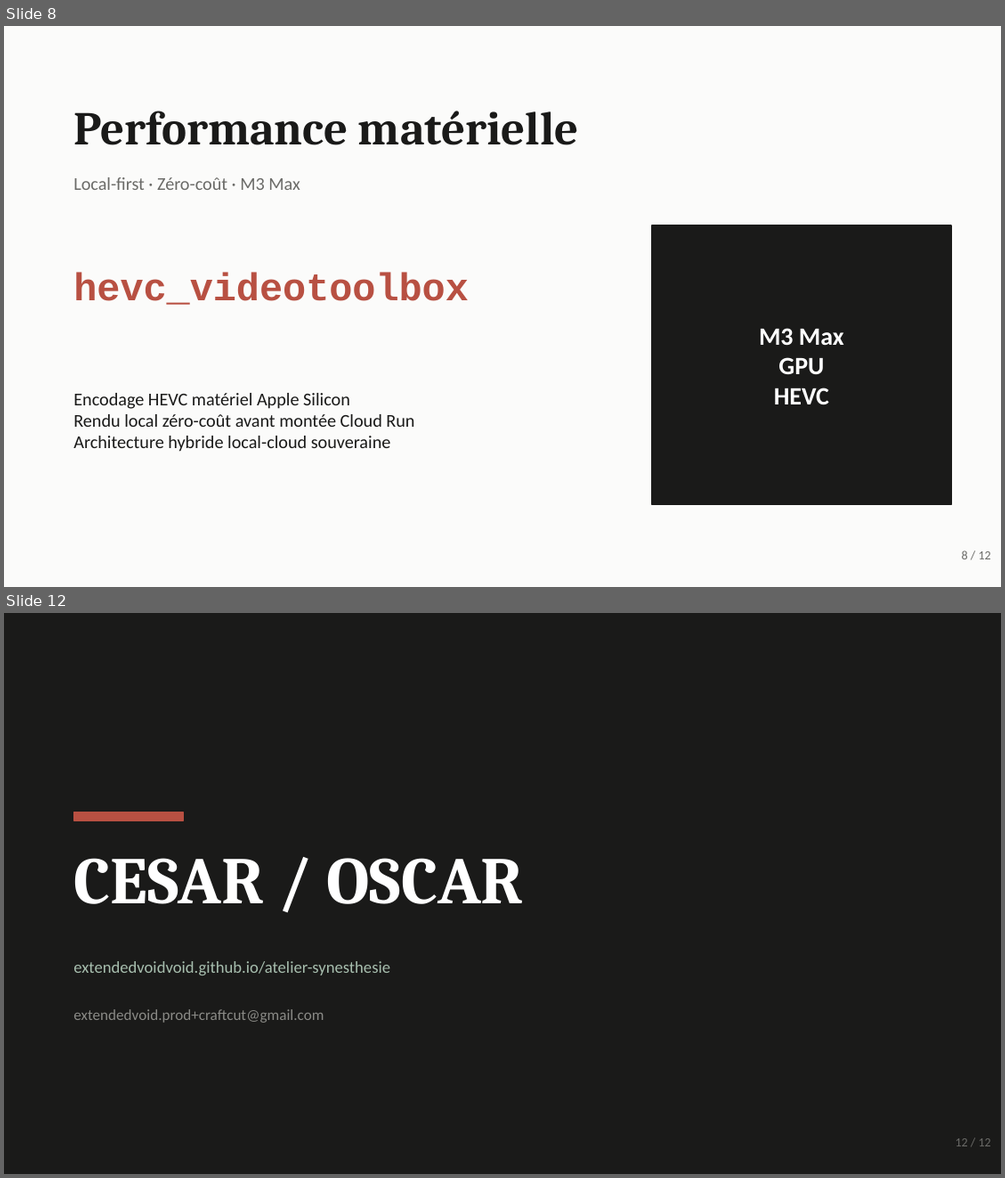
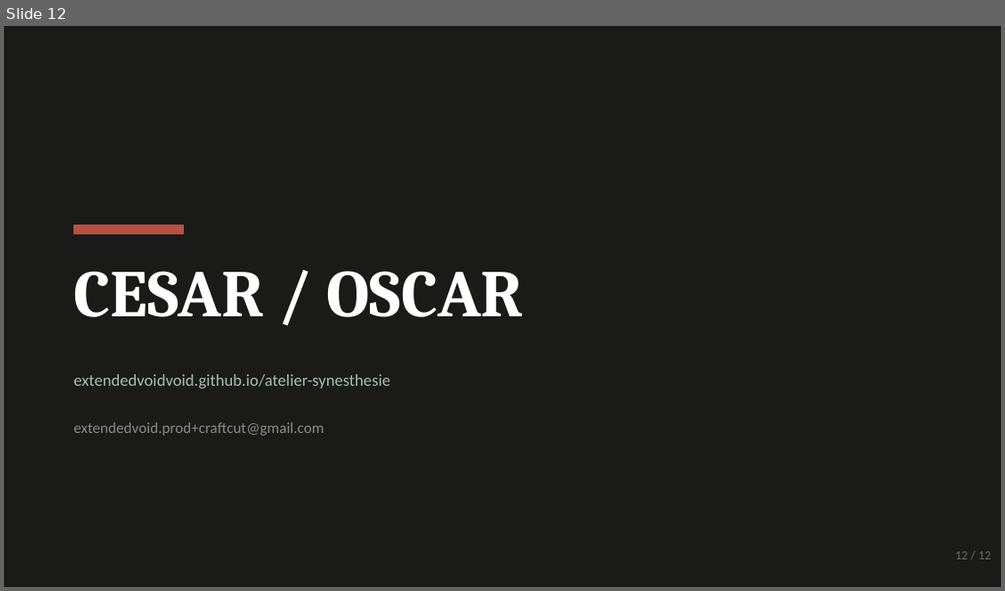
Before and after one commit to extendedvoidvoid/cesar-cabrera-cesar-plus, a slide deck: CraftCut_Pitch_Deck.pptx. Shown one above the other, each under a label of ours: slides 8 and 12 before the commit, slide 12 after it; the slides between them are not shown. The pictures are 1005x1178 and 1005x591 pixels, drawn with LibreOffice and Linux fonts; fonts in the diff are those of the drawing. Boxes give left, top, right and bottom in pixels: in the first picture for what was removed or moved away, otherwise in the second. Text is boxed around its words. In the diff, an @@ line names an element or a change of style, - is before the commit and + after.

Commit message:
refactor: align pitch deck and PITCH_DECK with new CraftCut narrative
- Pop culture entry → labels → youth podcasts
- Editorial duo, satellite pages, voice cloning EU
- Cloud-ready positioning (no M3/Gutenberg/Apple Music refs)
- Regenerated 12-slide CraftCut_Pitch_Deck.pptx

```diff
--- a/CraftCut_Pitch_Deck.pptx
+++ b/CraftCut_Pitch_Deck.pptx
@@ slide 8 removed at bbox=[4, 26, 1001, 587], background #FBFBFA @@
@@ text removed at bbox=[73, 111, 579, 145] @@
-Performance matérielle
@@ text removed at bbox=[73, 177, 299, 190] @@
-Local-first · Zéro-coût · M3 Max
@@ rectangle removed at bbox=[652, 225, 951, 505] @@
@@ text removed at bbox=[73, 272, 469, 305] @@
-hevc_videotoolbox
@@ text removed at bbox=[759, 328, 844, 404] @@
-M3 Max
-GPU
-HEVC
@@ text removed at bbox=[73, 393, 414, 451] @@
-Encodage HEVC matériel Apple Silicon
-Rendu local zéro-coût avant montée Cloud Run
-Architecture hybride local-cloud souveraine
@@ text removed at bbox=[962, 550, 991, 559] @@
-8 / 12
```
Also in this commit, not shown: 5 slides changed, 6 slides added, 5 other slides removed, 4 other files.
